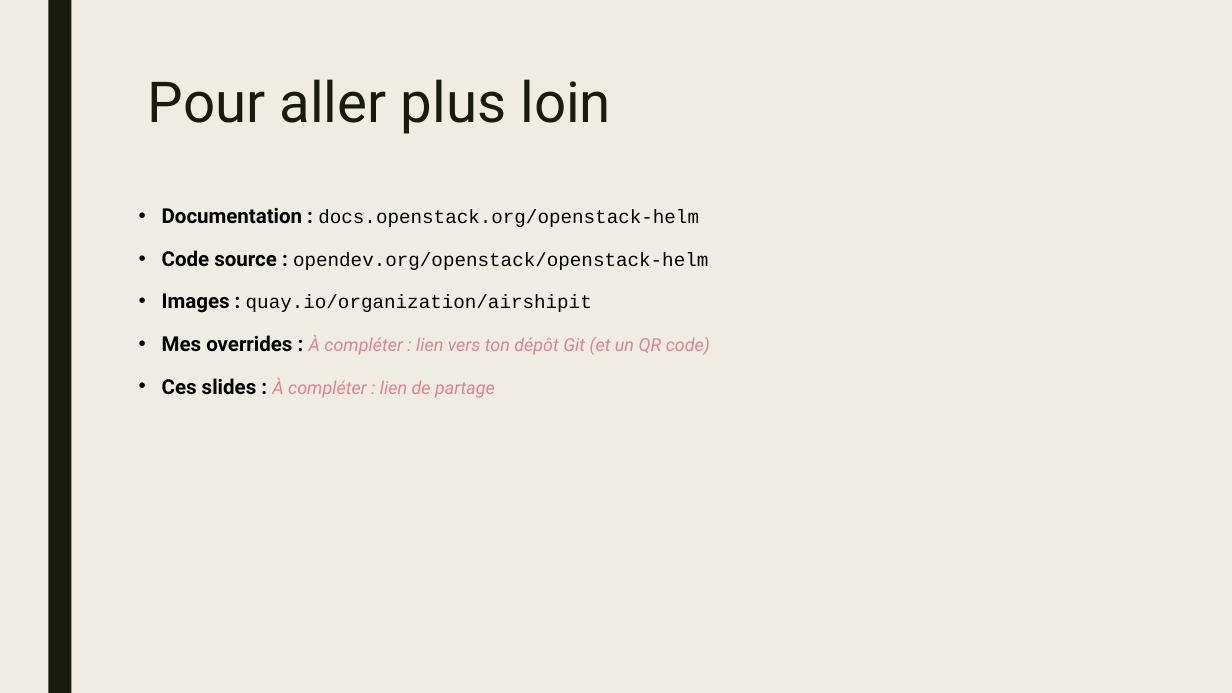
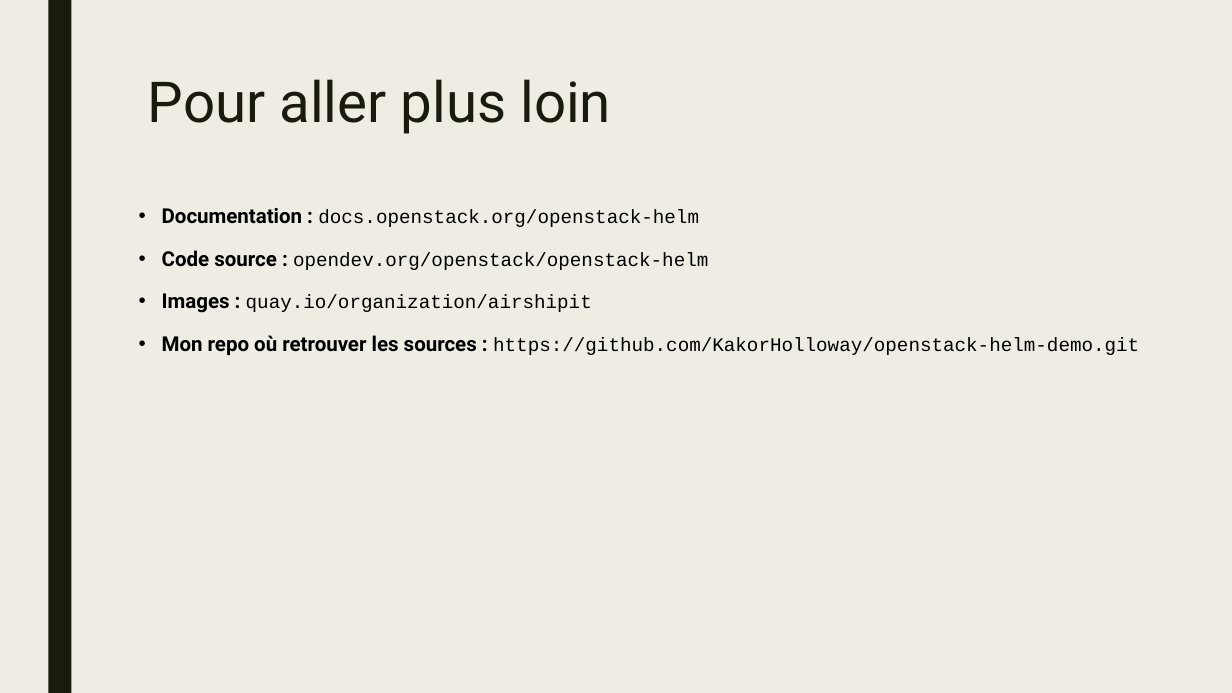
Before and after one commit to KakorHolloway/openstack-helm-demo, a slide deck: slide 32 of slides/openstack-helm-capitole-du-libre-2026.pptx (slide 30 before the commit). Drawn at 1232x693 pixels with LibreOffice and Linux fonts; fonts in the diff are those of the drawing. Boxes give left, top, right and bottom in pixels: in the first picture for what was removed or moved away, otherwise in the second. Text is boxed around its words. In the diff, an @@ line names an element or a change of style, - is before the commit and + after.

```diff
--- a/slides/openstack-helm-capitole-du-libre-2026.pptx
+++ b/slides/openstack-helm-capitole-du-libre-2026.pptx
@@ text at box(162, 335, 1139, 356): text changed; size 14 to 15 pt; font Roboto to Courier New; text colour #E28394 to #000000; italic off @@
-• Mes overrides : À compléter : lien vers ton dépôt Git (et un QR code)
-• Ces slides : À compléter : lien de partage
+• Mon repo où retrouver les sources : https://github.com/KakorHolloway/openstack-helm-demo.git
```
Also in this commit, not shown: 6 other slides changed.
